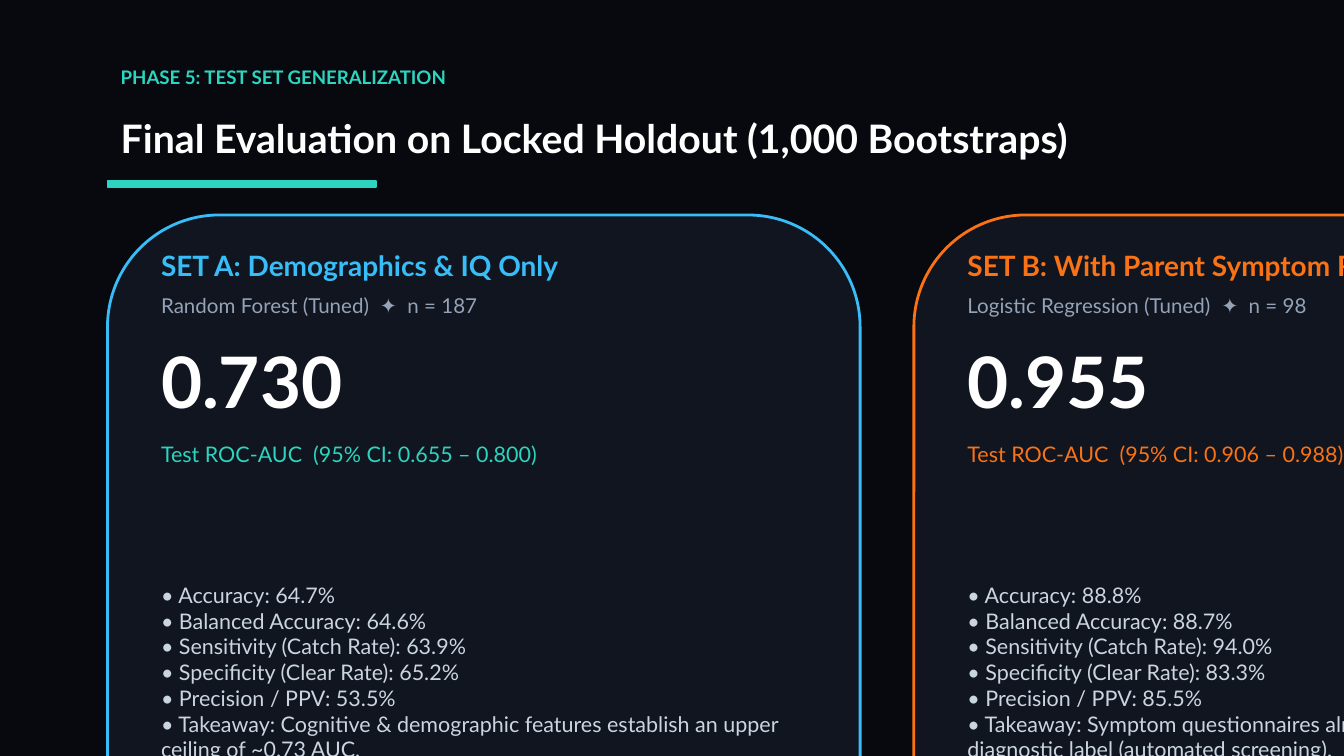
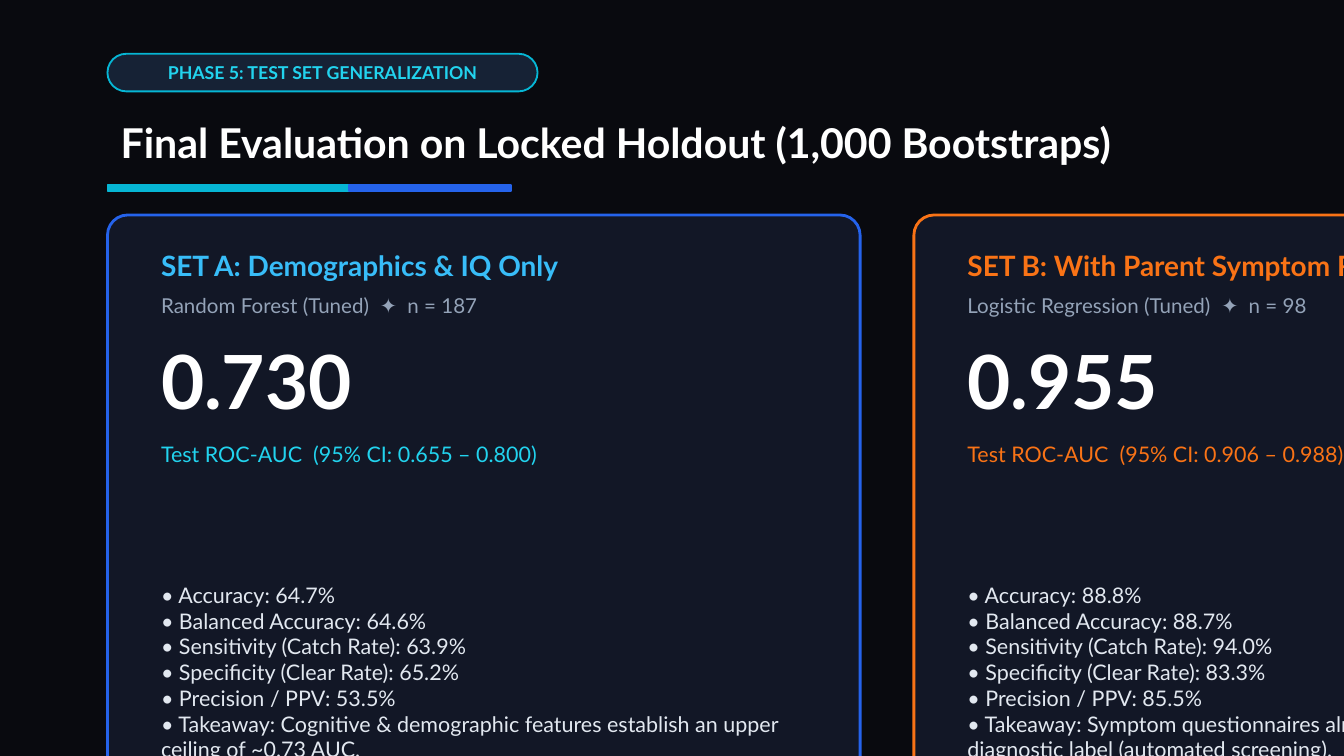
Before and after one commit to Harivaishnavi28192/NeuroADHD, a slide deck: slide 9 of reports/NeuroADHD_Presentation.pptx. Drawn at 1344x756 pixels with LibreOffice and Linux fonts; fonts in the diff are those of the drawing. Boxes give left, top, right and bottom in pixels: in the first picture for what was removed or moved away, otherwise in the second. Text is boxed around its words. In the diff, an @@ line names an element or a change of style, - is before the commit and + after.

Commit message:
Update presentation theme: modern bold sans display typography, dark obsidian palette, cyan-blue pulse waveform, and streamlined closing slide

```diff
--- a/reports/NeuroADHD_Presentation.pptx
+++ b/reports/NeuroADHD_Presentation.pptx
@@ background #07090E to #090A0F @@
@@ text "PHASE 5: TEST SET GENERALIZATION" at bbox=[168, 66, 477, 79]: size 10 to 9.5 pt, text colour #2DD4BF to #22D3EE; alignment left to centre @@
@@ rounded rectangle added at bbox=[108, 54, 538, 91], fill #162235, outline #06B6D4 1 pt @@
@@ text "Final Evaluation on Locked Holdout ..." at bbox=[121, 126, 1111, 165]: size 21 to 22 pt @@
@@ rectangle: place and size @@
-rectangle at bbox=[108, 181, 376, 187]
+rectangle at bbox=[108, 185, 349, 191]
@@ rectangle at bbox=[108, 185, 349, 191]: fill #2DD4BF to #06B6D4; outline #2DD4BF 1 pt to #06B6D4 1 pt @@
@@ rectangle added at bbox=[349, 185, 511, 191], fill #2563EB, outline #2563EB 1 pt @@
@@ rounded rectangle at bbox=[108, 215, 860, 756]: fill #10151F to #121726; outline #38BDF8 1.5 pt to #2563EB 1.5 pt; proportions changed @@
@@ rounded rectangle at bbox=[914, 215, 1344, 756]: fill #10151F to #121726; proportions changed @@
@@ text "0.730" at bbox=[161, 354, 352, 410]: size 38 to 40 pt @@
@@ text "0.955" at bbox=[967, 354, 1158, 410]: size 38 to 40 pt @@
@@ text "Test ROC-AUC (95% CI: 0.655 ..." at bbox=[161, 445, 537, 465]: text colour #2DD4BF to #22D3EE @@
@@ text "• Accuracy: 64.7%" at bbox=[178, 587, 778, 736]: text colour #CBD5E1 to #E2E8F0 @@
@@ text "• Accuracy: 88.8%" at bbox=[985, 587, 1320, 736]: text colour #CBD5E1 to #E2E8F0 @@
```
Also in this commit, not shown: 15 other slides changed, 2 other files.
